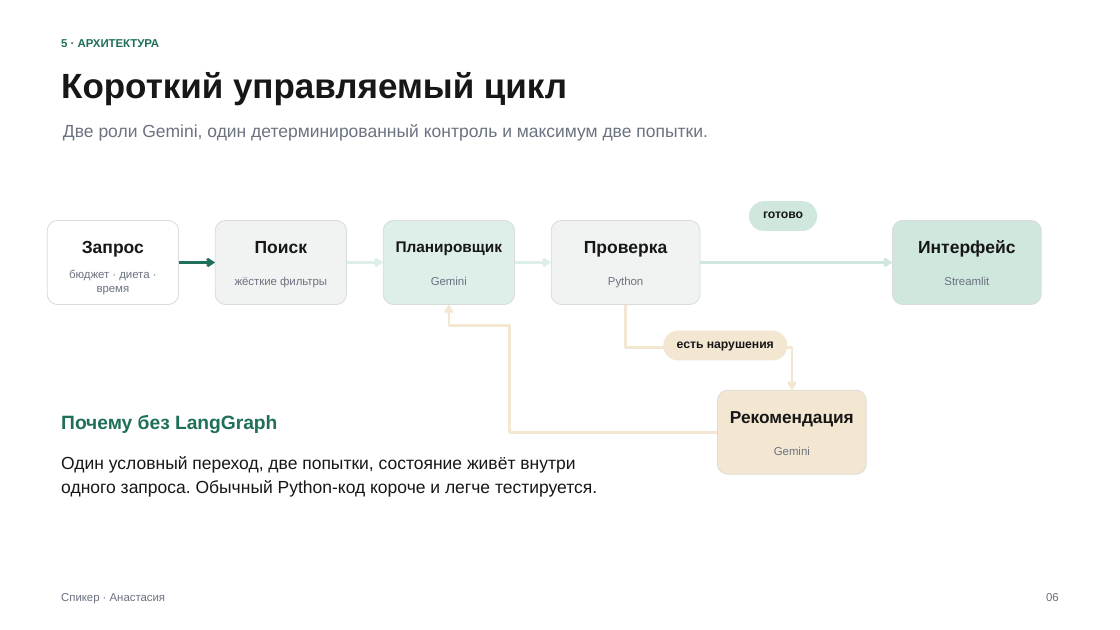
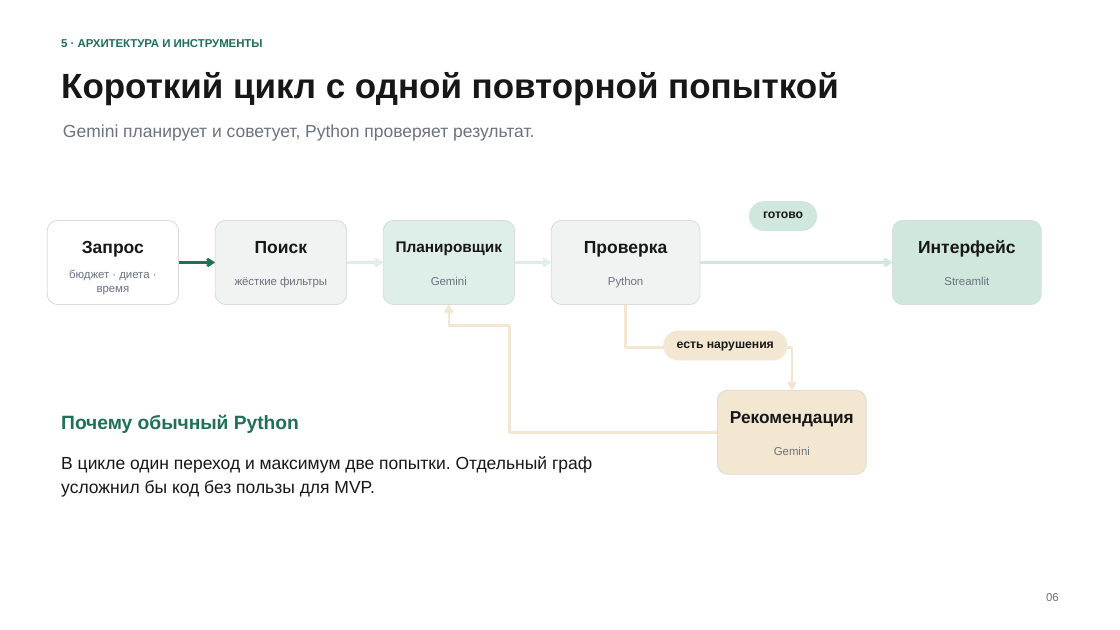
Before and after one commit to asastyy/smart-grocery-agents, a slide deck: slide 6 of docs/Smart_Grocery_Agents_Project_Proposal.pptx. Drawn at 1120x630 pixels with LibreOffice and Linux fonts; fonts in the diff are those of the drawing. Boxes give left, top, right and bottom in pixels: in the first picture for what was removed or moved away, otherwise in the second. Text is boxed around its words. In the diff, an @@ line names an element or a change of style, - is before the commit and + after.

```diff
--- a/docs/Smart_Grocery_Agents_Project_Proposal.pptx
+++ b/docs/Smart_Grocery_Agents_Project_Proposal.pptx
@@ text at box(61, 38, 263, 50): text changed @@
-5 · АРХИТЕКТУРА
+5 · АРХИТЕКТУРА И ИНСТРУМЕНТЫ
@@ text at box(61, 72, 839, 105): text changed @@
-Короткий управляемый цикл
+Короткий цикл с одной повторной попыткой
@@ text at box(63, 124, 534, 141): text changed @@
-Две роли Gemini, один детерминированный контроль и максимум две попытки.
+Gemini планирует и советует, Python проверяет результат.
@@ text at box(61, 414, 299, 433): text changed @@
-Почему без LangGraph
+Почему обычный Python
@@ text at box(61, 456, 592, 497): text changed @@
-Один условный переход, две попытки, состояние живёт внутри одного запроса. Обычный Python-код короче и легче тестируется.
+В цикле один переход и максимум две попытки. Отдельный граф усложнил бы код без пользы для MVP.
@@ text removed at box(61, 593, 165, 604) @@
-Спикер · Анастасия
```
Also in this commit, not shown: 6 other slides changed, 2 other files.
